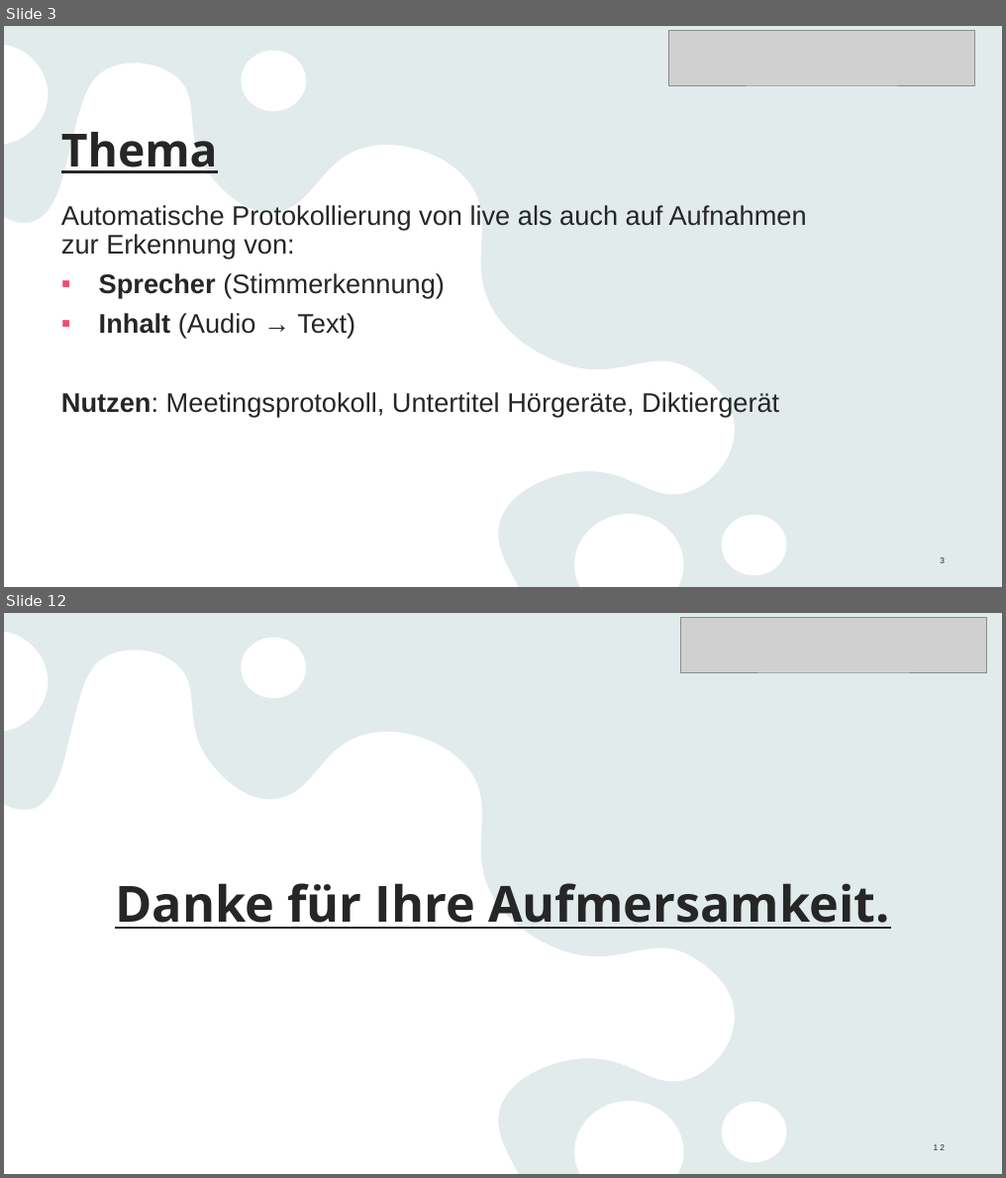
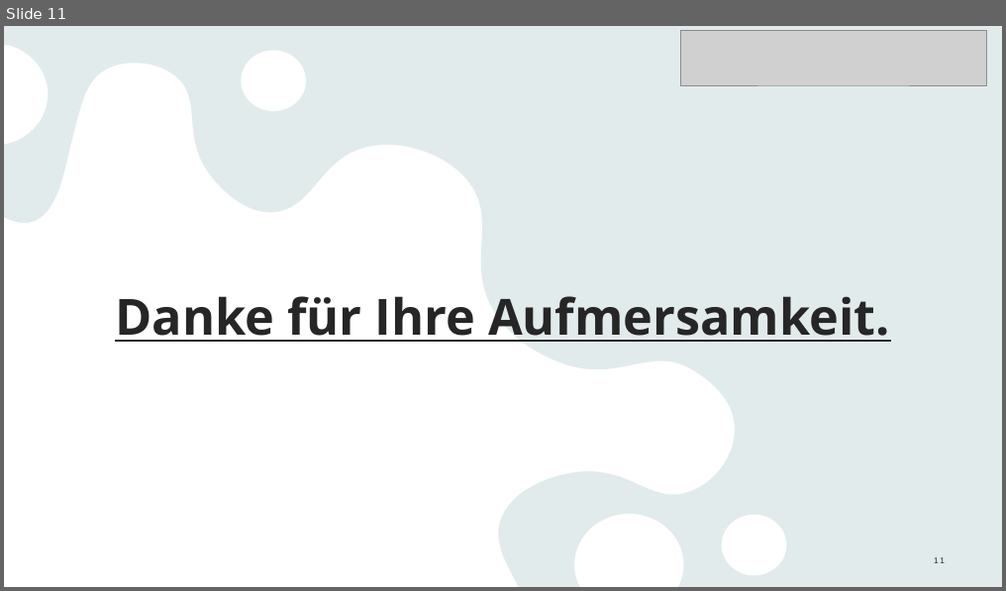
Before and after one commit to Linelle-7/Sprecherkennung-Deep-Learning-, a slide deck: VoiceRecognition_Zwischenstand .pptx. Shown one above the other, each under a label of ours: slides 3 and 12 before the commit, slide 11 after it; the slides between them are not shown. The pictures are 1006x1178 and 1006x591 pixels, drawn with LibreOffice and Linux fonts; fonts in the diff are those of the drawing; grey boxes stand for pictures. Boxes give left, top, right and bottom in pixels: in the first picture for what was removed or moved away, otherwise in the second. Text is boxed around its words. In the diff, an @@ line names an element or a change of style, - is before the commit and + after.

```diff
--- a/VoiceRecognition_Zwischenstand .pptx
+++ b/VoiceRecognition_Zwischenstand .pptx
@@ slide 3 removed at box(4, 26, 1002, 587), background #E9F3F3; not listed: 2 template elements that a slide beside it also shows @@
@@ picture removed at box(668, 30, 974, 85) @@
@@ title removed at box(61, 132, 218, 174) @@
-Thema
@@ text removed at box(61, 205, 807, 417) @@
-Automatische Protokollierung von live als auch auf Aufnahmen zur Erkennung von:
-▪ Sprecher (Stimmerkennung)
-▪ Inhalt (Audio → Text)
-Nutzen: Meetingsprotokoll, Untertitel Hörgeräte, Diktiergerät
@@ page number removed at box(940, 558, 944, 564) @@
-3
@@ what was slide 12 is now slide 11 @@
@@ page number at box(934, 558, 944, 564): text changed @@
-12
+11
```
Also in this commit, not shown: 6 slides changed, 3 slides added, 3 other slides removed.
